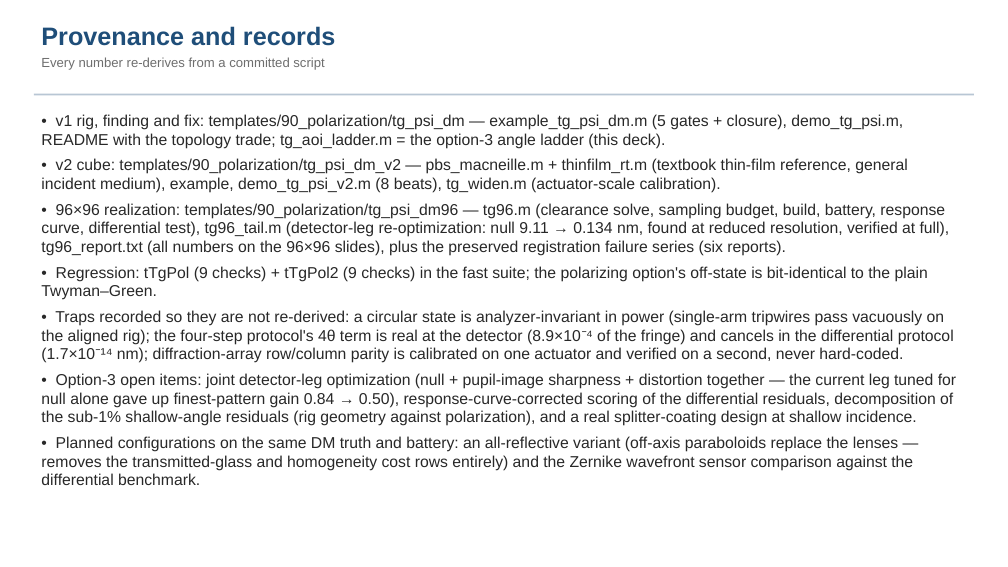
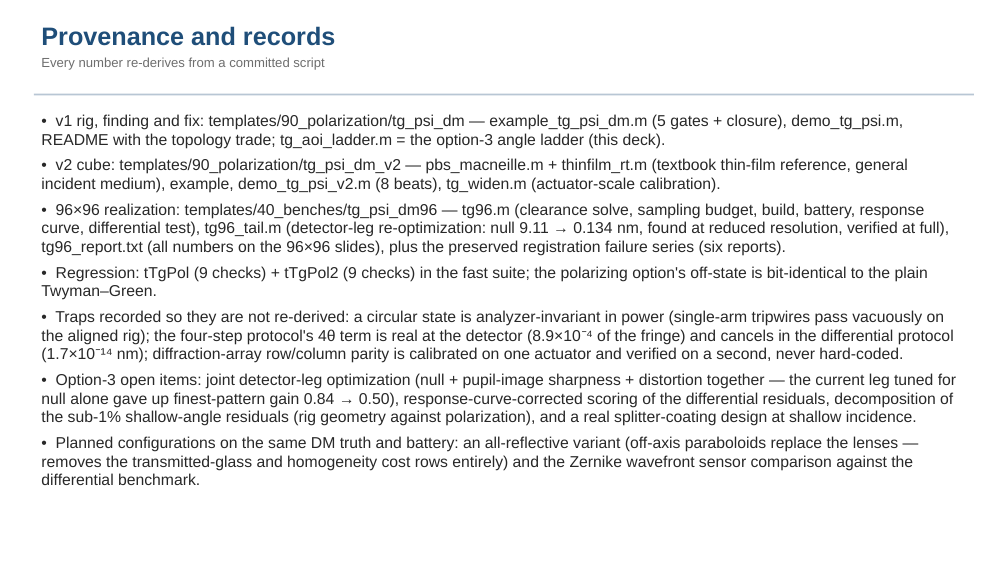
Before and after one commit to nasa-jpl/macos, a slide deck: slide 19 of demo_session/deck_tg_fang.pptx (slide 18 before the commit). Drawn at 1008x567 pixels with LibreOffice and Linux fonts; fonts in the diff are those of the drawing. Boxes give left, top, right and bottom in pixels: in the first picture for what was removed or moved away, otherwise in the second. Text is boxed around its words. In the diff, an @@ line names an element or a change of style, - is before the commit and + after.

```diff
--- a/demo_session/deck_tg_fang.pptx
+++ b/demo_session/deck_tg_fang.pptx
@@ text at (41, 203, 950, 256): text changed @@
-• 96×96 realization: templates/90_polarization/tg_psi_dm96 — tg96.m (clearance solve, sampling budget, build, battery, response curve, differential test), tg96_tail.m (detector-leg re-optimization: null 9.11 → 0.134 nm, found at reduced resolution, verified at full), tg96_report.txt (all numbers on the 96×96 slides), plus the preserved registration failure series (six reports).
+• 96×96 realization: templates/40_benches/tg_psi_dm96 — tg96.m (clearance solve, sampling budget, build, battery, response curve, differential test), tg96_tail.m (detector-leg re-optimization: null 9.11 → 0.134 nm, found at reduced resolution, verified at full), tg96_report.txt (all numbers on the 96×96 slides), plus the preserved registration failure series (six reports).
```
Also in this commit, not shown: 1 other slide changed, 1 slide added, 9 other files.
